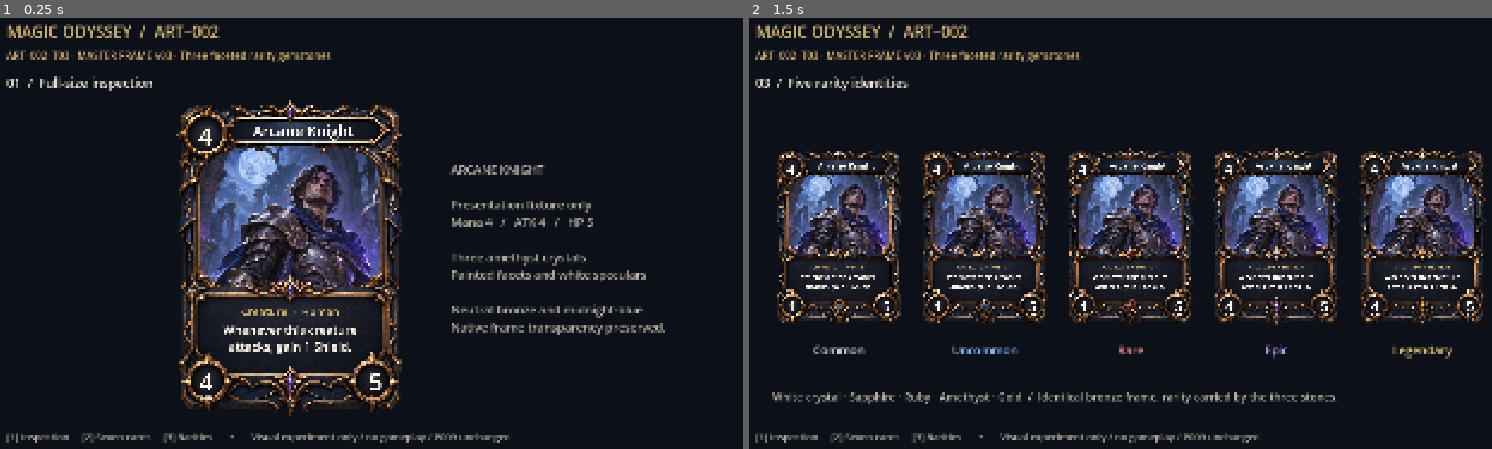
Above: before the commit, frames 1-2 (left to right).
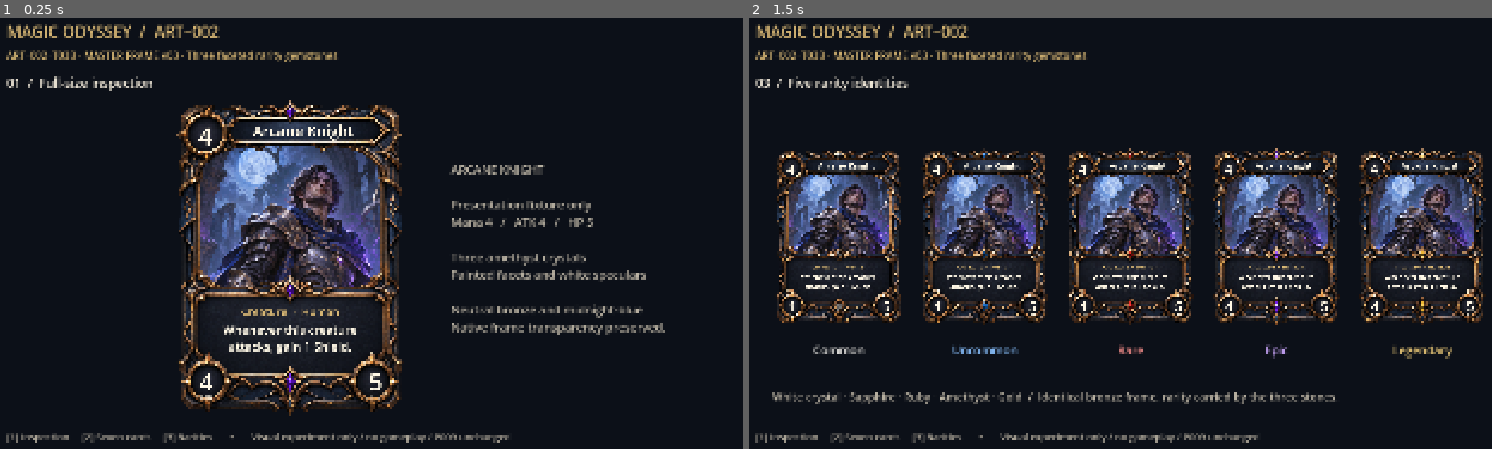
Above: after the commit, the same moments.

Repository: Franck-Allion/MagicOdyssey
Game: Godot game, scene res://scenes/ui/art002_card_integration_test.tscn
The game is run twice, just before and just after one commit, with the same random seed, the same clock (stepped at 60 frames per second) and the same inputs. This scene is started directly instead of the project's main scene.
Inputs:
- Up to frame 1 (0.25 s): no input
- Up to frame 2 (1.5 s): tap Enter at 0.5 s; tap 1 at 0.6 s; tap Space at 1.25 s; tap 3 at 1.35 s

The runs differ from the first frame. In frame 1, 0.6% of the frame differs, in the area x 9-46%, y 7-87%; in frame 2, 0.6%.

Commit message:
fix(ui): improve rarity gemstone color separation

Diff:
--- /dev/null
+++ b/docs/art/reviews/art002/t03b/verify_gems.gd
@@ -0,0 +1,62 @@
+extends SceneTree
+## Graphical regression check: actual GPU output against an untreated v03 frame.
+## Run without --headless. The existing headless suite cannot validate shaders.
+
+const FRAME: Texture2D = preload("res://assets/_source/lot1/cards/frames/mo_card_frame_master_v03.png")
+const TREATMENT: GDScript = preload("res://scripts/presentation/rarity_gem_treatment.gd")
+const RARITIES: Array[StringName] = [&"common", &"uncommon", &"rare", &"epic", &"legendary"]
+
+func _initialize() -> void:
+	call_deferred("_verify")
+
+func _verify() -> void:
+	if DisplayServer.get_name() == "headless":
+		push_error("A graphical renderer is required to verify the gem shader")
+		quit(2)
+		return
+	var viewport: SubViewport = SubViewport.new()
+	viewport.size = Vector2i(1086, 1448)
+	viewport.transparent_bg = true
+	viewport.render_target_update_mode = SubViewport.UPDATE_ALWAYS
+	root.add_child(viewport)
+	var frame: TextureRect = TextureRect.new()
+	frame.texture = FRAME
+	frame.size = Vector2(viewport.size)
+	viewport.add_child(frame)
+	await process_frame
+	await RenderingServer.frame_post_draw
+	var baseline: PackedByteArray = viewport.get_texture().get_image().get_data()
+	var mask_image: Image = TREATMENT.MASK.get_image()
+	mask_image.convert(Image.FORMAT_RGBA8)
+	var mask: PackedByteArray = mask_image.get_data()
+	var failed: bool = false
+	for rarity: StringName in RARITIES:
+		frame.material = TREATMENT.create_material(rarity)
+		await process_frame
+		await RenderingServer.frame_post_draw
+		var rendered: Image = viewport.get_texture().get_image()
+		var pixels: PackedByteArray = rendered.get_data()
+		var alpha_changes: int = 0
+		var outside_changes: int = 0
+		var changed_gems: PackedInt32Array = PackedInt32Array([0, 0, 0])
+		for offset: int in range(0, pixels.size(), 4):
+			if pixels[offset + 3] != baseline[offset + 3]:
+				alpha_changes += 1
+			var difference: int = maxi(absi(pixels[offset] - baseline[offset]),
+				maxi(absi(pixels[offset + 1] - baseline[offset + 1]),
+				absi(pixels[offset + 2] - baseline[offset + 2])))
+			if difference <= 1:
+				continue
+			if mask[offset] == 0:
+				outside_changes += 1
+			else:
+				var row: int = (offset / 4) / viewport.size.x
+				var gem_index: int = 0 if row < 120 else (1 if row < 1000 else 2)
+				changed_gems[gem_index] += 1
+		var passed: bool = alpha_changes == 0 and outside_changes == 0
+		for count: int in changed_gems:
+			passed = passed and count > 200
+		failed = failed or not passed
+		print("GEM_VERIFY %s alpha_changes=%d outside_mask_changes=%d changed_gems=%s pass=%s" % [
+			rarity, alpha_changes, outside_changes, changed_gems, passed])
+	quit(1 if failed else 0)
--- a/resources/shaders/card_rarity_gems.gdshader
+++ b/resources/shaders/card_rarity_gems.gdshader
@@ -5,7 +5,8 @@
 // midnight-blue metal and cloth must remain identical to the approved master.
 uniform sampler2D gem_mask : filter_linear, repeat_disable;
 uniform vec4 gemstone_color : source_color = vec4(1.0);
-uniform float inner_light : hint_range(0.0, 0.1) = 0.02;
+uniform float inner_light : hint_range(0.0, 0.3) = 0.05;
+uniform vec4 specular_color : source_color = vec4(1.0);
 
 varying vec4 item_modulate;
 
@@ -18,16 +19,29 @@
 void fragment() {
 	vec4 source = texture(TEXTURE, UV);
 	float coverage = texture(gem_mask, UV).r;
+
 	// The original crystal is a blue-black faceted stone. Its strongest channel
 	// carries the painted cuts, reflected environment, occlusion and speculars.
 	float facet = max(source.r, max(source.g, source.b));
-	float body = pow(clamp(facet * 1.65, 0.0, 1.0), 0.78);
+
+	// Deep cuts (facet < 0.08) stay dark to preserve realistic facet geometry and cuts.
+	// Mid-tone facets (0.12 - 0.60) get rich body tone and refraction.
+	float body = pow(clamp(facet * 1.75, 0.0, 1.0), 0.75);
 	vec3 pigment = gemstone_color.rgb;
-	vec3 crystal = pigment * (0.035 + body * 0.83);
-	// Internal light stays inside the crystal, never forming a halo on the bezel.
-	crystal += pigment * inner_light * smoothstep(0.06, 0.24, facet);
-	// Keep the narrow, painted white glints and their original facet geometry.
-	float specular = smoothstep(0.42, 0.88, facet);
-	crystal = mix(crystal, vec3(0.98, 0.99, 1.0), specular * 0.88);
+	vec3 crystal = pigment * (body * 0.90);
+
+	// Internal light: simulates subsurface light trapped inside the crystal volume.
+	// Guided by facet depth so it stays inside the stone and does not spill onto bezels.
+	crystal += pigment * inner_light * smoothstep(0.06, 0.28, facet);
+
+	// Colored specular reflection: bright facet reflections gleam with the gemstone's
+	// own brilliance before reaching the peak specular glint.
+	float colored_spec = smoothstep(0.35, 0.75, facet);
+	crystal = mix(crystal, specular_color.rgb, colored_spec * 0.45);
+
+	// Narrow, crisp white specular glints at the sharp painted highlights.
+	float white_spec = smoothstep(0.66, 0.92, facet);
+	crystal = mix(crystal, vec3(0.98, 0.99, 1.0), white_spec * 0.85);
+
 	COLOR = vec4(mix(source.rgb, crystal, coverage), source.a) * item_modulate;
 }
--- a/scripts/presentation/art002_card_integration_test.gd
+++ b/scripts/presentation/art002_card_integration_test.gd
@@ -115,7 +115,7 @@
 	_stage.add_child(background)
 	_label(_stage, "MAGIC ODYSSEY  /  ART–002", Rect2(64, 30, 1400, 60), 38,
 		TOKENS.color_token(&"accent"), &"SectionHeading")
-	_label(_stage, "ART–002–T03 · MASTER FRAME v03 · Three faceted rarity gemstones",
+	_label(_stage, "ART–002–T03B · MASTER FRAME v03 · Three faceted rarity gemstones",
 		Rect2(64, 97, 1800, 40), 24, TOKENS.color_token(&"accent"))
 	var modes: PackedStringArray = ["01  /  Full-size inspection", "02  /  Seven-card hand", "03  /  Five rarity identities"]
 	_label(_stage, modes[_mode], Rect2(64, 157, 1600, 50), 30, TOKENS.color_token(&"text"), &"SectionHeading")
--- a/scripts/presentation/rarity_gem_treatment.gd
+++ b/scripts/presentation/rarity_gem_treatment.gd
@@ -10,14 +10,45 @@
 
 static func create_material(rarity: StringName) -> ShaderMaterial:
 	var color: Color = TOKENS.color_token(rarity)
-	# Theme colors are designed for readable text. Increase chroma for a small
-	# translucent jewel while retaining the normative palette's exact hue.
-	var saturation: float = 0.0 if rarity == &"common" else minf(color.s * 1.65, 0.85)
-	var pigment: Color = Color.from_hsv(color.h, saturation, 1.0)
-	var richness: float = 0.045 if rarity == &"epic" or rarity == &"legendary" else 0.02
+	var pigment: Color
+	var specular: Color
+	var inner_light: float
+
+	match rarity:
+		&"common":
+			# Pure neutral white / quartz crystal; completely achromatic
+			pigment = Color(1.0, 1.0, 1.0)
+			specular = Color(1.0, 1.0, 1.0)
+			inner_light = 0.04
+		&"uncommon":
+			# Sapphire blue: high chroma, pure azure/sapphire hue from token
+			pigment = Color.from_hsv(color.h, 0.88, 1.0)
+			specular = Color.from_hsv(color.h, 0.45, 1.0)
+			inner_light = 0.10
+		&"rare":
+			# Ruby red: vivid ruby crimson from token
+			pigment = Color.from_hsv(color.h, 0.90, 1.0)
+			specular = Color.from_hsv(color.h, 0.45, 1.0)
+			inner_light = 0.10
+		&"epic":
+			# Amethyst violet: saturated, vivid violet hue from token
+			pigment = Color.from_hsv(color.h, 0.92, 1.0)
+			specular = Color.from_hsv(color.h, 0.50, 1.0)
+			inner_light = 0.13
+		&"legendary":
+			# Luminous gold: warm, radiant golden yellow from token
+			pigment = Color.from_hsv(color.h, 0.82, 1.0)
+			specular = Color.from_hsv(color.h, 0.35, 1.0)
+			inner_light = 0.16
+		_:
+			pigment = Color(1.0, 1.0, 1.0)
+			specular = Color(1.0, 1.0, 1.0)
+			inner_light = 0.04
+
 	var treatment: ShaderMaterial = ShaderMaterial.new()
 	treatment.shader = SHADER
 	treatment.set_shader_parameter("gem_mask", MASK)
 	treatment.set_shader_parameter("gemstone_color", pigment)
-	treatment.set_shader_parameter("inner_light", richness)
+	treatment.set_shader_parameter("specular_color", specular)
+	treatment.set_shader_parameter("inner_light", inner_light)
 	return treatment
Binary file added: docs/art/reviews/art002/t03b/hand_7_cards_1080p.png
Not shown, added: docs/art/reviews/art002/t03b/hand_7_cards_1080p.png.import
Binary file added: docs/art/reviews/art002/t03b/hand_7_cards_720p.png
Not shown, added: docs/art/reviews/art002/t03b/hand_7_cards_720p.png.import
Binary file added: docs/art/reviews/art002/t03b/rarity_samples_1080p.png
Not shown, added: docs/art/reviews/art002/t03b/rarity_samples_1080p.png.import
Binary file added: docs/art/reviews/art002/t03b/single_card_1080p.png
Not shown, added: docs/art/reviews/art002/t03b/single_card_1080p.png.import
Not shown, added: docs/art/reviews/art002/t03b/verify_gems.gd.uid
Not shown, added: docs/art/reviews/art002/v03/hand_7_cards_1080p.png.import
Not shown, added: docs/art/reviews/art002/v03/hand_7_cards_720p.png.import
Not shown, added: docs/art/reviews/art002/v03/rarity_samples_1080p.png.import
(and 2 more such lines)
